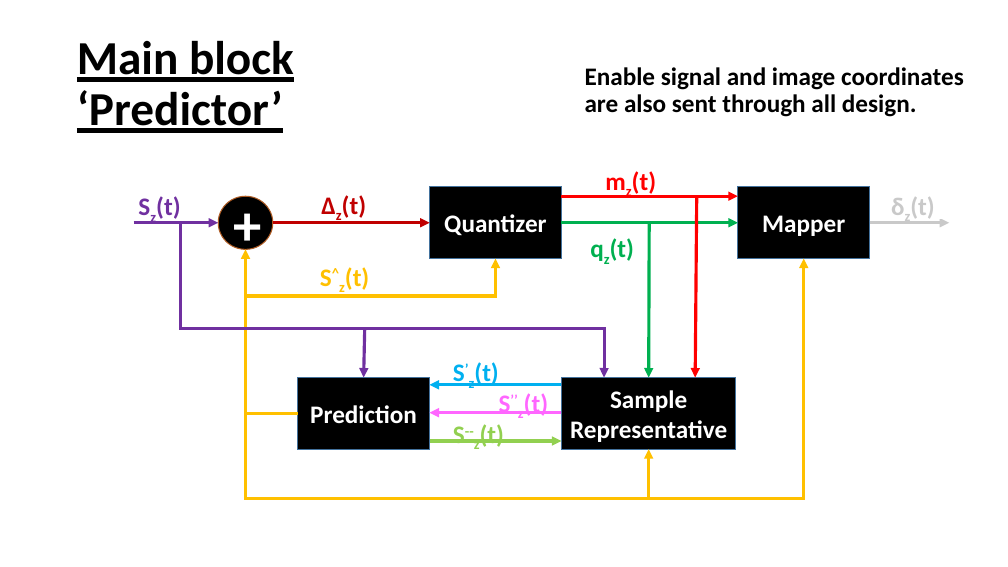
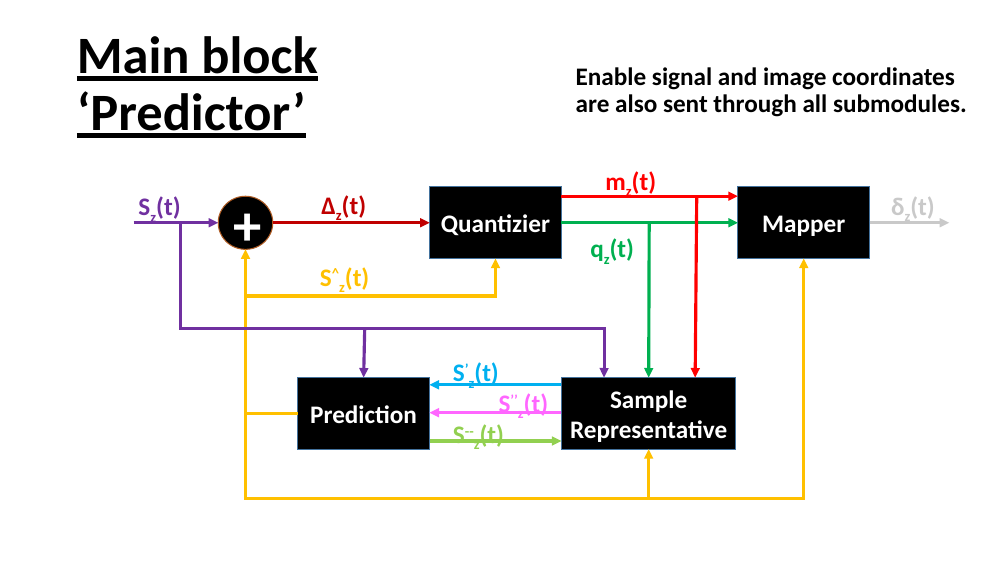
Before and after one commit to CristianG89/CCSDS123_Issue2, a slide deck: slide 2 of Block diagram.pptx (slide 1 before the commit). Drawn at 1008x567 pixels with LibreOffice and Linux fonts; fonts in the diff are those of the drawing. Boxes give left, top, right and bottom in pixels: in the first picture for what was removed or moved away, otherwise in the second. Text is boxed around its words. In the diff, an @@ line names an element or a change of style, - is before the commit and + after.

```diff
--- a/Block diagram.pptx
+++ b/Block diagram.pptx
@@ title "Main block ‘Predictor’" at box(77, 36, 317, 138): size 45 to 50 pt @@
@@ text at box(576, 67, 967, 117): text changed @@
-Enable signal and image coordinates are also sent through all design.
+Enable signal and image coordinates are also sent through all submodules.
@@ text in rectangle at box(441, 214, 550, 236): text changed @@
-Quantizer
+Quantizier
```
Also in this commit, not shown: 4 other slides changed, 1 slide added, 29 other files.
